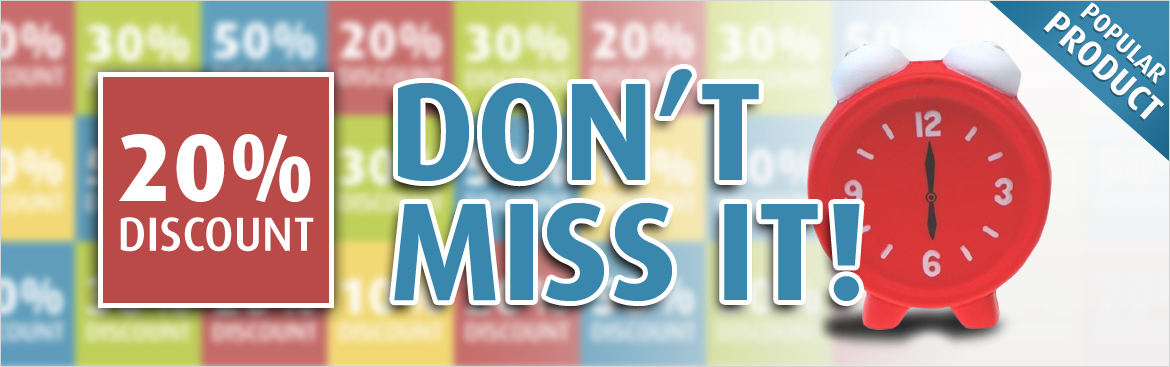
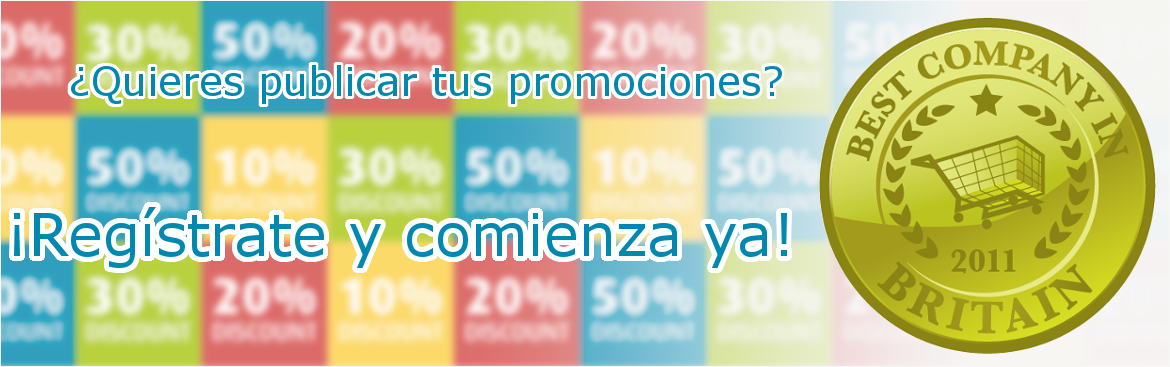
Comparing the layer stacks of the two 1170x367 images. Changes:
hid "DON’T MISS IT!", painted on it over bbox(394, 69, 860, 301)
added layer "¿Quieres publicar tus promocio..." above "borde_quieres" over bbox(71, 65, 782, 104)
added layer "borde_quieres" above "¡Regístrate y comienza ya!" over bbox(67, 62, 785, 107)
added layer "¡Regístrate y comienza ya!" above "borde_registrate" over bbox(14, 207, 787, 268)
added layer "borde_registrate" above "nominate.png" over bbox(9, 202, 792, 273)
added layer "nominate.png" above "untitled#1" over bbox(819, 17, 1156, 354)
hid "Shape 4", opacity 86% → 85%, moved it above "POPULAR PRODUCT" over bbox(807, 288, 1018, 356)
removed layer "POPULAR PRODUCT" (2nd of 2) over bbox(1042, 4, 1165, 122)
removed layer "Vector Smart Object" (2nd of 4) over bbox(98, 72, 334, 308)
hid "POPULAR PRODUCT", painted on it over bbox(1042, 2, 1166, 122)
hid "untitled", painted on it over bbox(770, 34, 1053, 340)
removed layer "Vector Smart Object" (3rd of 4) over bbox(98, 72, 334, 308)
hid "Shape 2", painted on it over bbox(989, 1, 1169, 161)
removed layer "Vector Smart Object" (4th of 4) (was 80%) over bbox(1, 1, 1169, 366)
"Vector Smart Object": opacity 100% → 80%, moved it above "Shape 1", painted on it, masked it over bbox(1, 1, 1168, 365)
